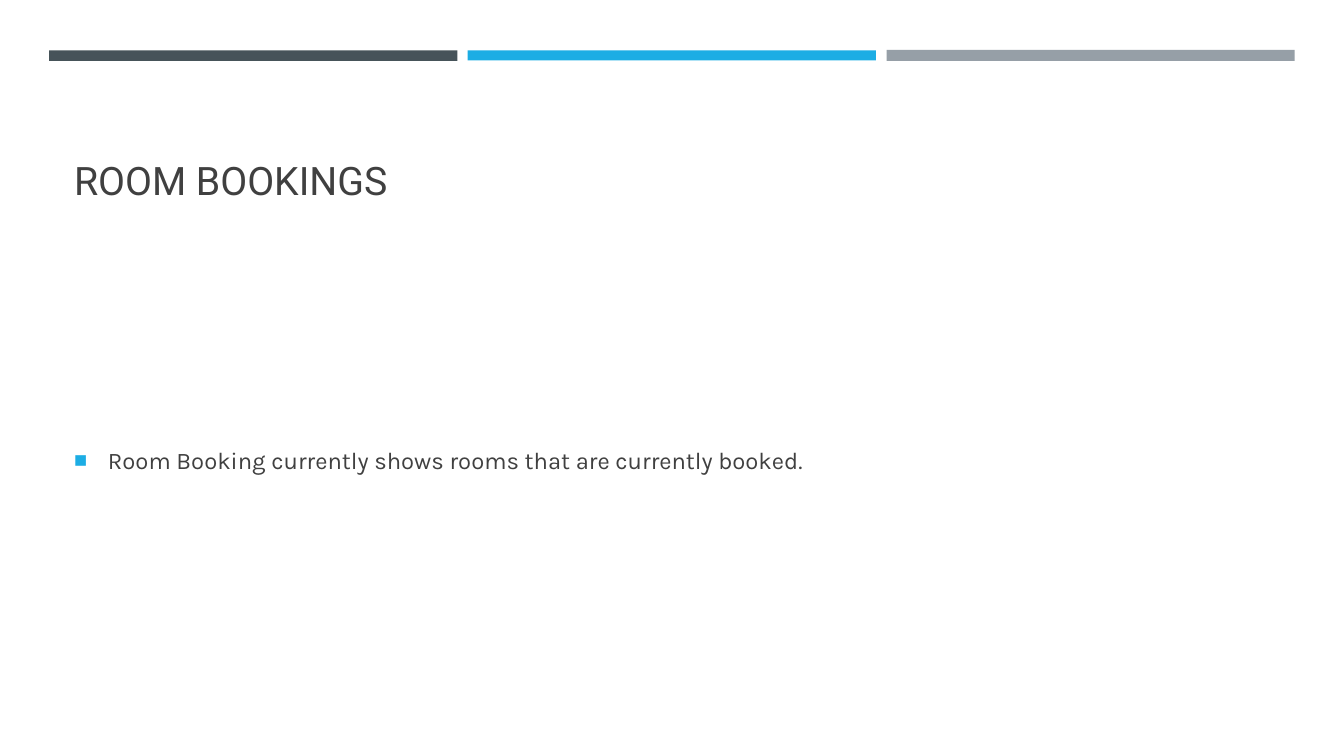
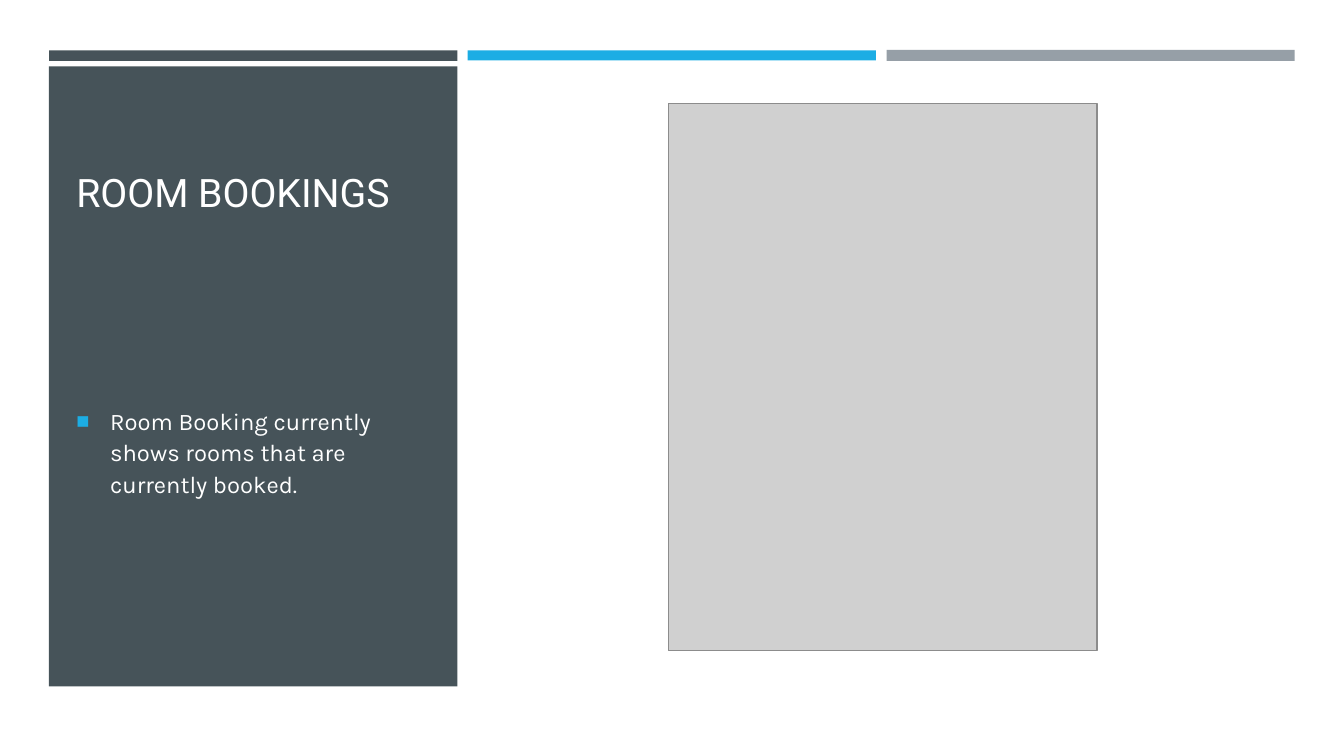
Before and after one commit to KershawK5646/CapstoneProject, a slide deck: slide 11 of Design Docs/Maker Space.pptx (slide 9 before the commit). Drawn at 1344x756 pixels with LibreOffice and Linux fonts; fonts in the diff are those of the drawing; grey boxes stand for pictures. Boxes give left, top, right and bottom in pixels: in the first picture for what was removed or moved away, otherwise in the second. Text is boxed around its words. In the diff, an @@ line names an element or a change of style, - is before the commit and + after.

Commit message:
Update Maker Space.pptx
Maker Space powerpoint now has screenshots

```diff
--- a/Design Docs/Maker Space.pptx
+++ b/Design Docs/Maker Space.pptx
@@ background #FFFFFF to #000000 @@
@@ rectangle added at <box>0,0,1344,756</box>, fill #FFFFFF @@
@@ rectangle added at <box>48,67,457,687</box>, fill #465359 @@
@@ title "ROOM BOOKINGS" at <box>76,178,389,208</box>: text colour #404040 to #FFFFFF @@
@@ picture added at <box>668,103,1097,650</box> @@
@@ text "Room Booking currently shows rooms ...": place and size @@
-text "Room Booking currently shows rooms ..." at <box>108,452,802,475</box>
+text "Room Booking currently shows rooms ..." at <box>110,413,371,499</box>
@@ text "Room Booking currently shows rooms ..." at <box>110,413,371,499</box>: text colour #404040 to #FFFFFF @@
```
Also in this commit, not shown: 11 other slides changed, 3 slides added, 1 slide removed.
